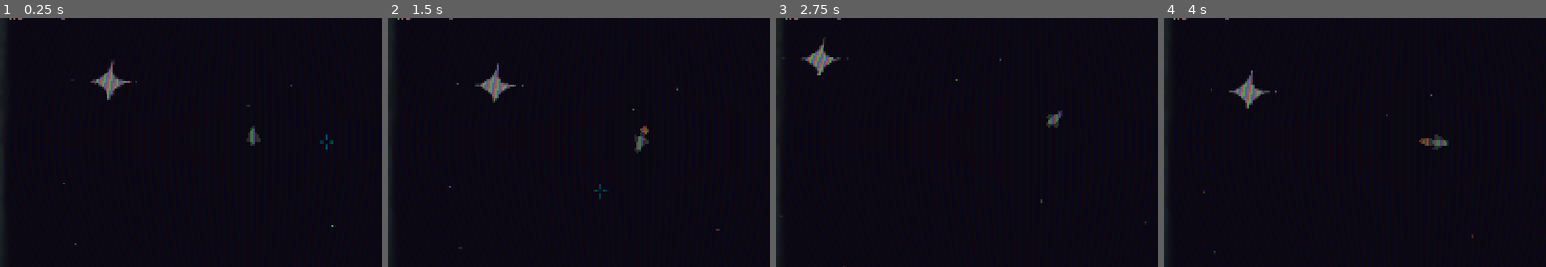
Above: before the commit, frames 1-4 (left to right).
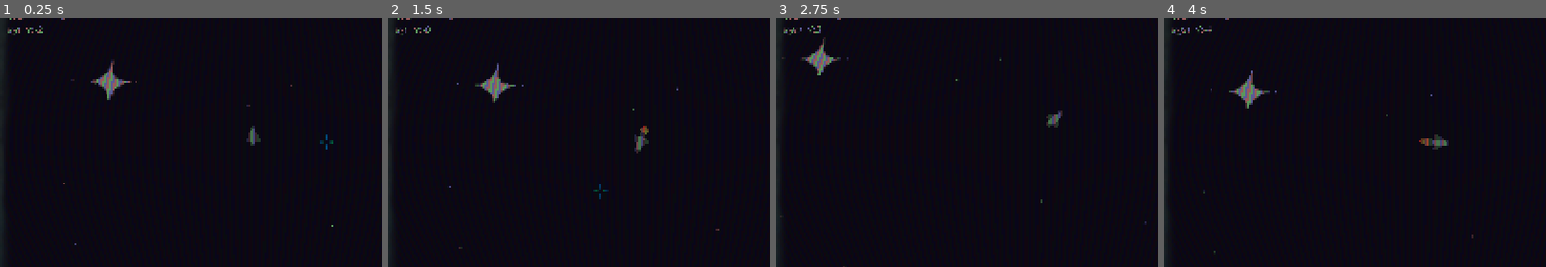
Above: after the commit, the same moments.

Repository: RedNinja17/8bitgamejam2026
Game: Godot game, scene res://scenes/game.tscn
The game is run twice, just before and just after one commit, with the same random seed, the same clock (stepped at 60 frames per second) and the same inputs.
Inputs (mouse positions are % of the whole screen's width and height, from its top left):
- Up to frame 1 (0.25 s): no input
- Up to frame 2 (1.5 s): tap Enter at 0.5 s; move the mouse to (72, 45) at 0.52 s; click (72, 45) at 0.67 s; drag from (30, 55) to (45, 70) at 1.27 s
- Up to frame 3 (2.75 s): move the mouse to (60, 28) at 2.02 s; click (60, 28) at 2.17 s
- Up to frame 4 (4 s): drag from (45, 70) to (20, 35) at 2.77 s; move the mouse to (80, 65) at 3.52 s; click (80, 65) at 3.67 s
The pictures show only the part of the screen within x 7-57%, y 25-75%; the shares and areas given below are measured in that part.

The runs differ from the first frame. In frame 1, 0.1% of the frame differs, in the area x 2-12%, y 3-7%; in frame 2, less than 0.1%; in frame 3, 0.1%; in frame 4, 0.1%.

Commit message:
coordinates

Diff:
--- a/space-game/scenes/game.tscn
+++ b/space-game/scenes/game.tscn
@@ -17,62 +17,6 @@
 shader_parameter/crt_grid = 0.4
 shader_parameter/crt_white_noise = 0.0
 shader_parameter/crt_curve = 0.05
-
-[sub_resource type="GDScript" id="GDScript_gee14"]
-script/source = "extends CanvasLayer
-
-var player_ref: Node2D = null
-
-@onready var item_container: VBoxContainer = $PanelContainer/VBoxContainer/ScrollContainer/ItemListContainer
-@onready var title_label: Label = $PanelContainer/VBoxContainer/Title
-@onready var close_btn: Button = $PanelContainer/VBoxContainer/Close
-
-func setup_shop(player: Node2D) -> void:
-	player_ref = player
-	close_btn.pressed.connect(queue_free)
-	_refresh_list()
-
-func _refresh_list() -> void:
-	for child in item_container.get_children():
-		child.queue_free()
-
-	var inventory: Array = player_ref.return_inventory()
-
-	if inventory.is_empty():
-		var empty := Label.new()
-		empty.text = \"Cargo hold empty.\"
-		item_container.add_child(empty)
-		return
-
-	for entry in inventory:
-		var item := CargoItem.from_reward(entry)
-		if item == null:
-			continue
-		var price := _price_of(item)
-
-		var row := HBoxContainer.new()
-
-		var label := Label.new()
-		label.text = \"%s  -  ₴%.0f  (%.0f kg)\" % [entry, price, item.weight]
-		label.size_flags_horizontal = Control.SIZE_EXPAND_FILL
-		row.add_child(label)
-
-		var sell_button := Button.new()
-		sell_button.text = \"Sell\"
-		sell_button.pressed.connect(_on_sell.bind(entry, price))
-		row.add_child(sell_button)
-
-		item_container.add_child(row)
-
-func _price_of(item: CargoItem) -> float:
-	return item.sell_value(GameState.market)
-
-func _on_sell(entry: String, price: float) -> void:
-	player_ref.remove_from_inventory(entry)
-	GameState.sell(price)
-	print(\"SOLD \", entry, \" for ₴\", price)
-	_refresh_list()
-"
 
 [node name="Game" type="Node2D" unique_id=445903223]
 script = ExtResource("1_iywne")
--- a/space-game/scripts/game_state.gd
+++ b/space-game/scripts/game_state.gd
@@ -1,10 +1,21 @@
 extends Node
 
+var health := 100.0
 var money: float = 0.0
 var bounty: float = 0.0
 var market: Market = Market.new()
 var fuel := FuelTank.new()
 var cargo := CargoHold.new()
+var player_pos: Vector2 = Vector2.ZERO
+
+const MARKET_TICK_INTERVAL := 2.0
+
+func _ready() -> void:
+	var timer := Timer.new()
+	timer.wait_time = MARKET_TICK_INTERVAL
+	timer.autostart = true
+	timer.timeout.connect(market.tick)
+	add_child(timer)
 
 func add_money(amount: float) -> void:
 	money += amount
--- a/space-game/scripts/hud.gd
+++ b/space-game/scripts/hud.gd
@@ -20,12 +20,14 @@
 	label.text = _build_text()
 
 func _build_text() -> String:
-	return "MONEY  ₴%.0f\nBOUNTY ₴%.0f\nFUEL   %s %d%%\nWEIGHT %.0f kg" % [
+	return "MONEY  ₴%.0f\nBOUNTY ₴%.0f\nFUEL   %s %d%%\nWEIGHT %.0f kg\nX:%.0f  Y:%.0f" % [
 		GameState.money,
 		GameState.bounty,
 		_bar(GameState.fuel.fraction(), 10),
 		int(GameState.fuel.fraction() * 100),
 		GameState.cargo.current_weight(),
+		GameState.player_pos.x,
+		GameState.player_pos.y,
 	]
 
 func _bar(frac: float, segments: int) -> String:
--- a/space-game/scripts/player.gd
+++ b/space-game/scripts/player.gd
@@ -40,6 +40,7 @@
 	var _angle = lerp_angle(rotation, atan2(target_pos.y, target_pos.x) + PI/2, 0.1)
 
 func _physics_process(delta: float) -> void:
+	GameState.player_pos = global_position
 	var holding := Input.is_mouse_button_pressed(MOUSE_BUTTON_LEFT)
 	if holding:
 		target = get_global_mouse_position()
